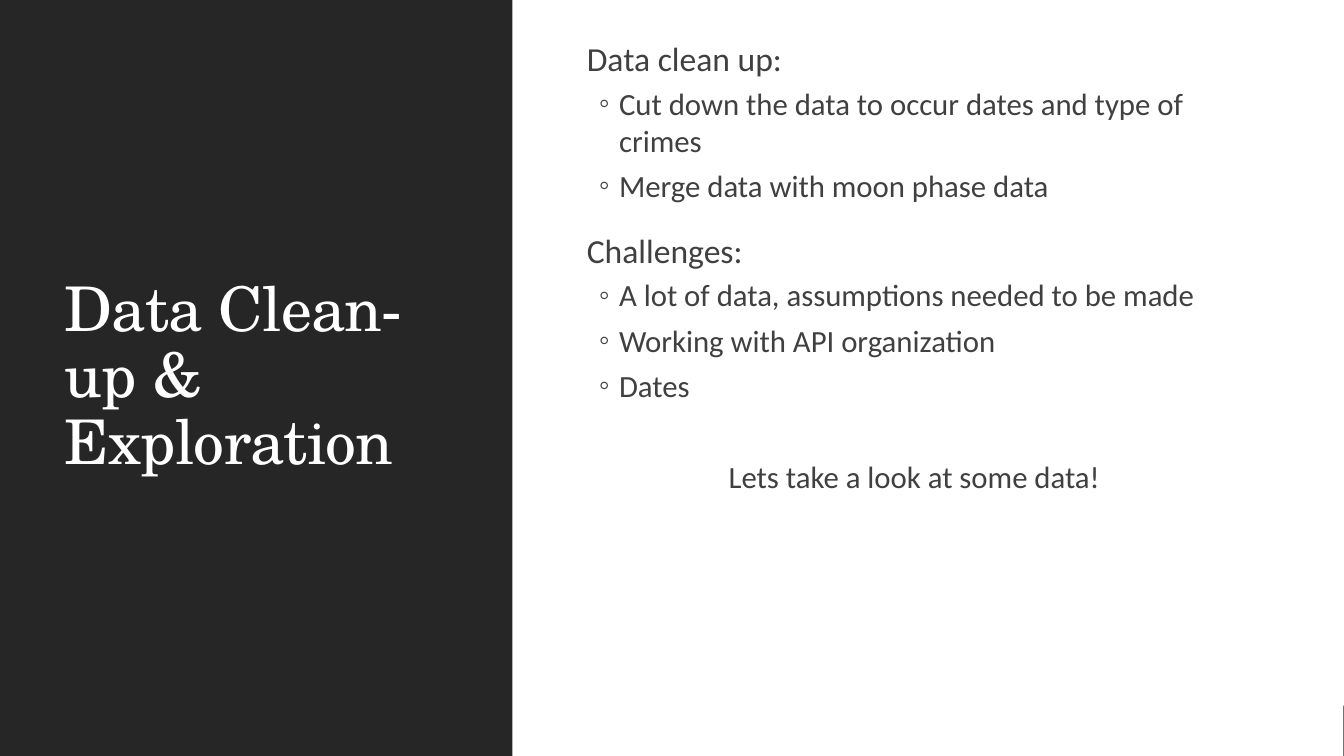
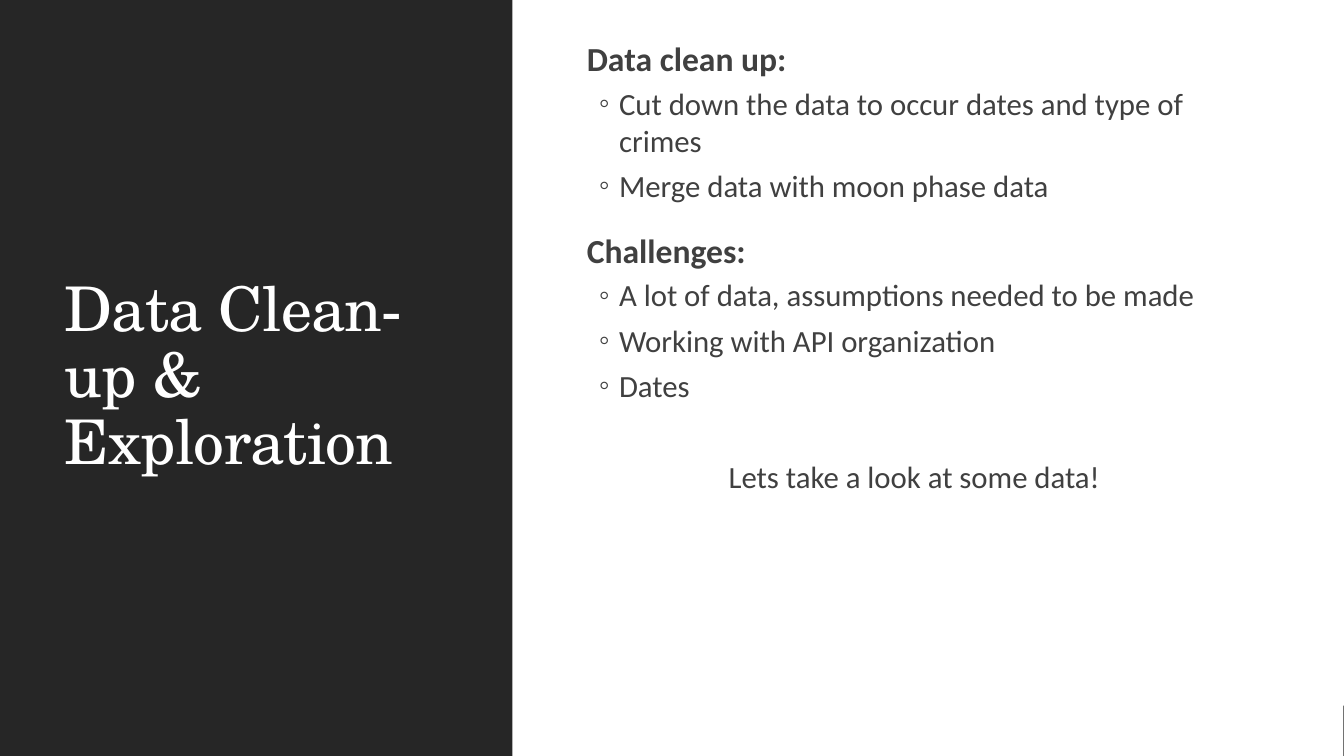
Before and after one commit to NHigs58/Project-1-, a slide deck: slide 4 of Presentation.pptx. Drawn at 1344x756 pixels with LibreOffice and Linux fonts; fonts in the diff are those of the drawing. Boxes give left, top, right and bottom in pixels: in the first picture for what was removed or moved away, otherwise in the second. Text is boxed around its words. In the diff, an @@ line names an element or a change of style, - is before the commit and + after.

```diff
--- a/Presentation.pptx
+++ b/Presentation.pptx
@@ text at (x1=587, y1=47, x2=786, y2=269): bold on in "Data clean up:", "Challenges:" @@
```
Also in this commit, not shown: 5 other slides changed.
